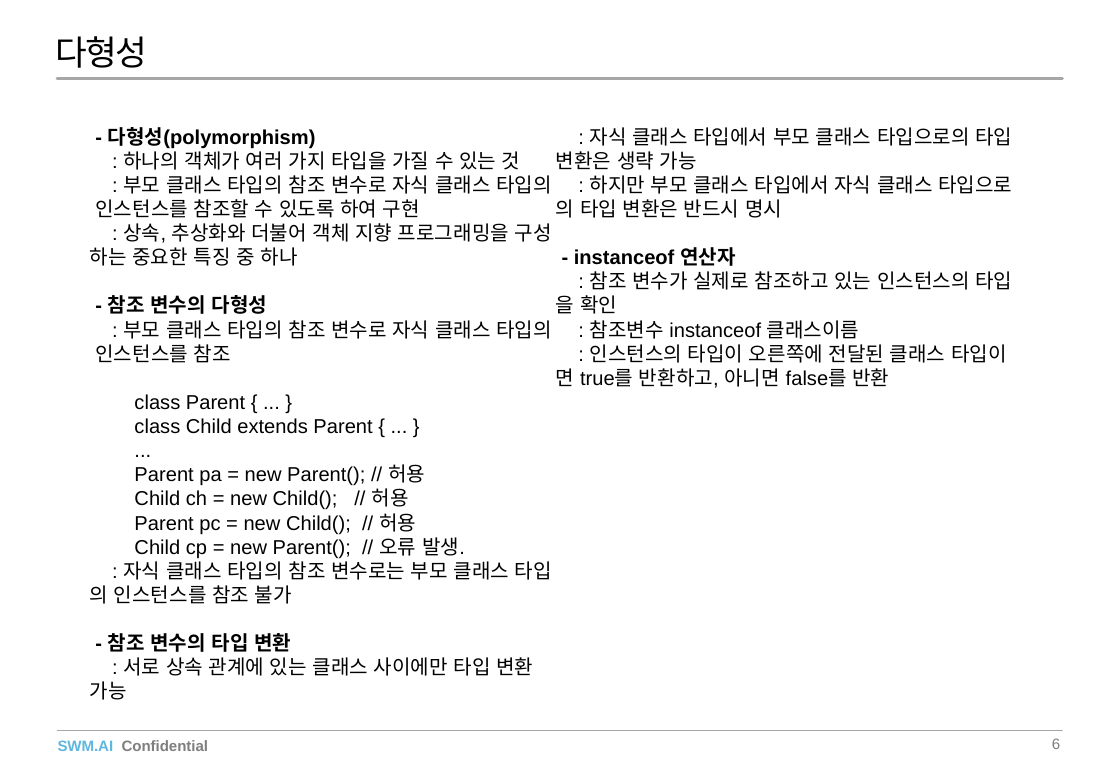
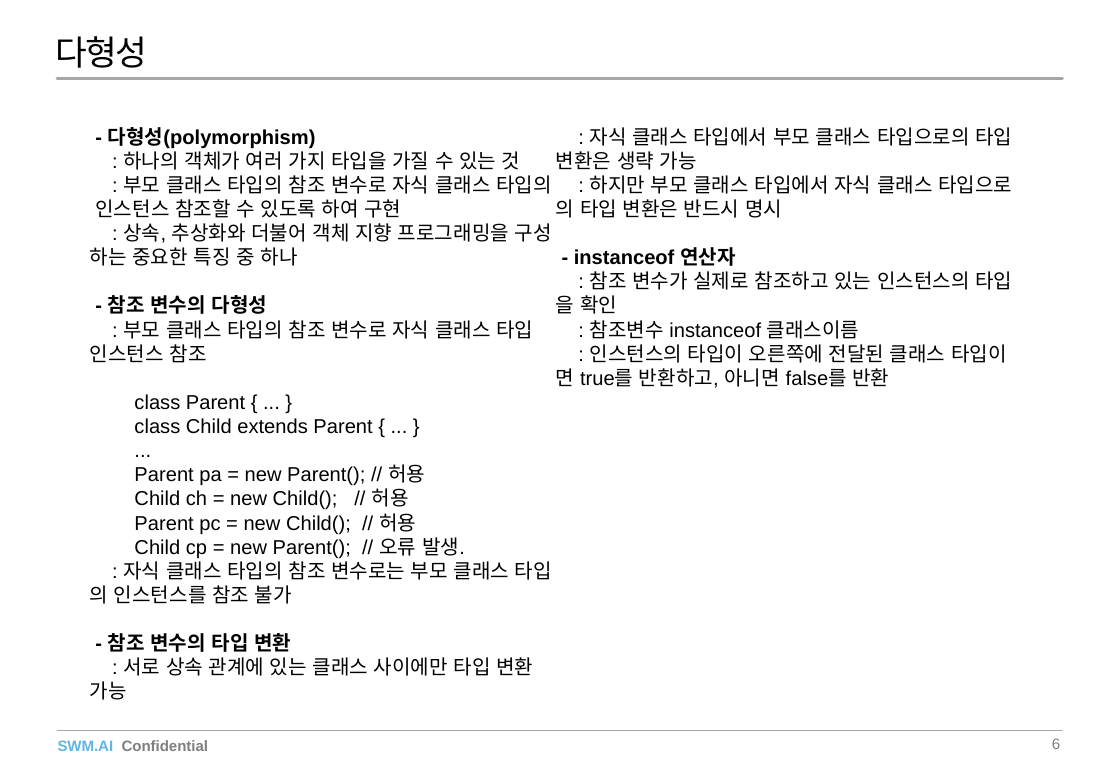
Before and after one commit to bshclosegrip/LogInGoogleFirebare, a slide deck: slide 6 of 기초 로드맵_자바의 정석_변승현_21.09.07.pptx. Drawn at 1120x775 pixels with LibreOffice and Linux fonts; fonts in the diff are those of the drawing. Boxes give left, top, right and bottom in pixels: in the first picture for what was removed or moved away, otherwise in the second. Text is boxed around its words. In the diff, an @@ line names an element or a change of style, - is before the commit and + after.

```diff
--- a/기초 로드맵_자바의 정석_변승현_21.09.07.pptx
+++ b/기초 로드맵_자바의 정석_변승현_21.09.07.pptx
@@ text at [95, 175, 552, 218]: text changed @@
-: 부모 클래스 타입의 참조 변수로 자식 클래스 타입의 인스턴스를 참조할 수 있도록 하여 구현
+: 부모 클래스 타입의 참조 변수로 자식 클래스 타입의 인스턴스 참조할 수 있도록 하여 구현
@@ text at [90, 320, 533, 363]: text changed @@
-: 부모 클래스 타입의 참조 변수로 자식 클래스 타입의 인스턴스를 참조
+: 부모 클래스 타입의 참조 변수로 자식 클래스 타입 인스턴스 참조
```
Also in this commit, not shown: 3 other files.
